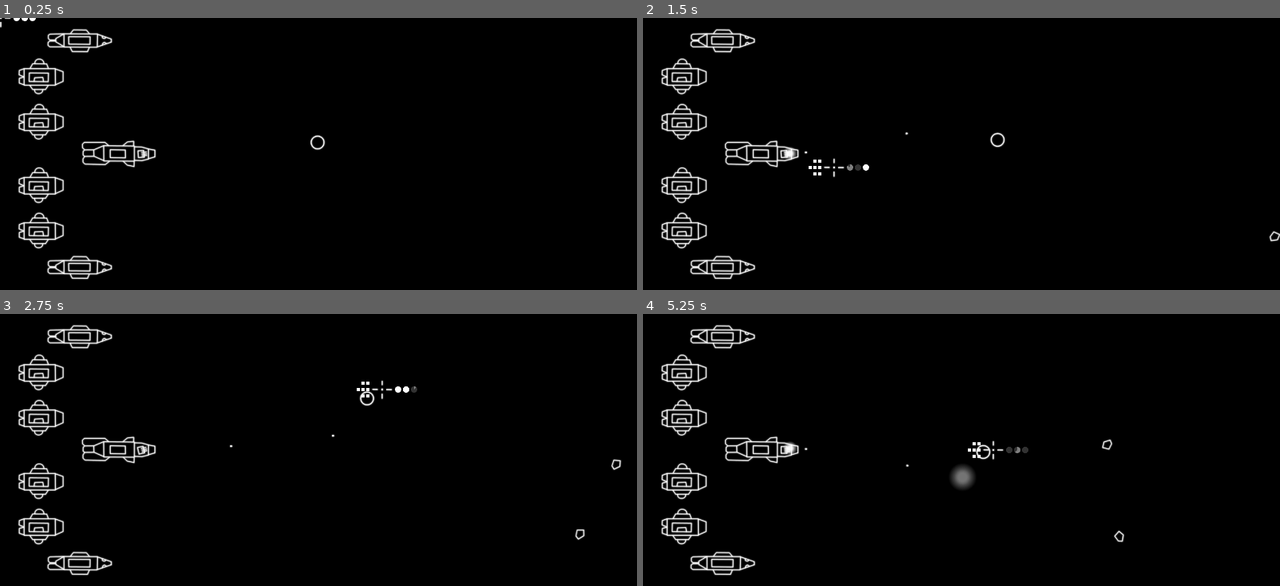
Above: before the commit, frames 1-4 (two rows, left to right).
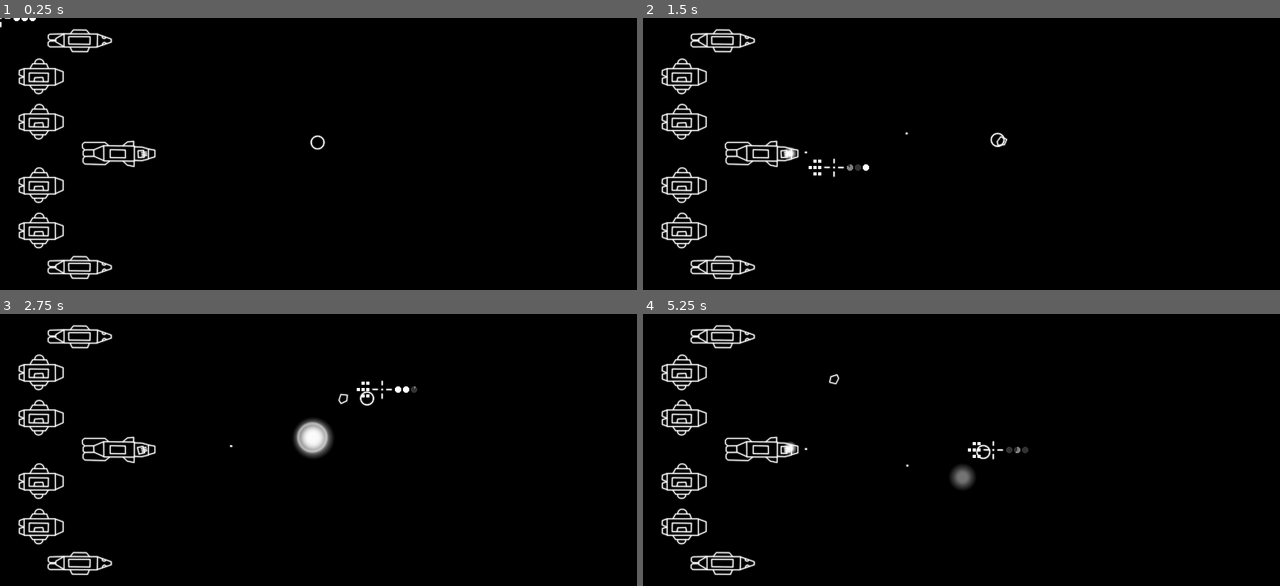
Above: after the commit, the same moments.

Repository: couaky/crossing-the-field
Game: Godot game, scene res://main/Main.tscn
Same seed, same stepped clock (60 frames per second), same inputs: the game is played once before the commit and once after it.
Inputs (mouse positions are in pixels of both pictures, inside the frame that each line leads up to):
- Up to frame 1 (0.25 s): no input
- Up to frame 2 (1.5 s): move the mouse to (1101, 140) at 0.52 s; tap Q (fire_cannons) at 0.6, 1.35 s; move the mouse to (834, 167) at 1.27 s
- Up to frame 3 (2.75 s): move the mouse to (382, 390) at 2.02 s; tap Q (fire_cannons) at 2.1 s
- Up to frame 4 (5.25 s): move the mouse to (929, 504) at 2.77 s; tap Q (fire_cannons) every 0.75 s from 2.85 to 5.1 s; move the mouse to (1152, 490) at 3.52 s; move the mouse to (770, 409) at 4.27 s; move the mouse to (993, 450) at 5.02 s

The runs differ from the first frame. In frame 1, 0.1% of the frame differs, in the area x 0-49%, y 0-96%; in frame 2, 0.2%; in frame 3, 0.9%, in the area x 3-98%, y 5-96%; in frame 4, 0.3%.

Commit message:
Update resize strategy

Diff:
--- a/project.godot
+++ b/project.godot
@@ -57,8 +57,8 @@
 [display]
 
 window/size/width=1400
-window/stretch/mode="viewport"
-window/stretch/aspect="keep_height"
+window/stretch/mode="2d"
+window/stretch/aspect="keep"
 
 [gui]
 
